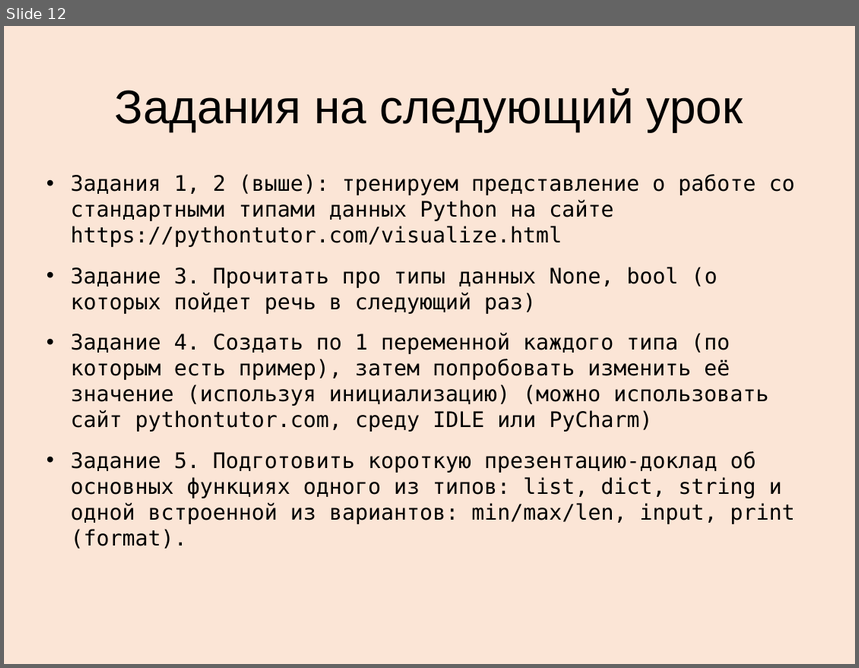
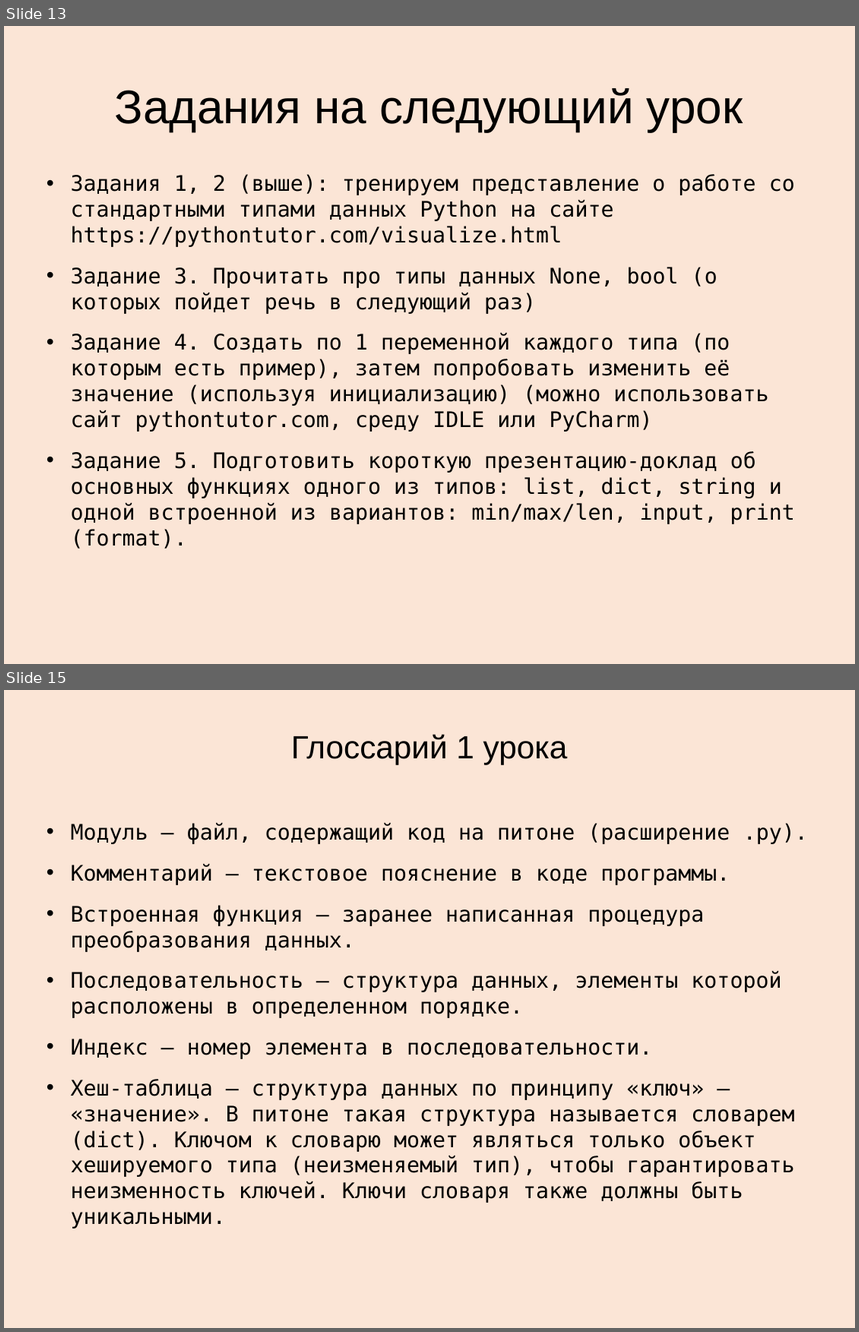
Before and after one commit to Lisovsa/PythonCourse, a slide deck: Lectures/Lesson 1. Types and functions in general..ppt. Shown one above the other, each under a label of ours: slide 12 before the commit, slides 13 and 15 after it; the slides between them are not shown. The pictures are 859x668 and 859x1332 pixels, drawn with LibreOffice and Linux fonts; fonts in the diff are those of the drawing. Boxes give left, top, right and bottom in pixels: in the first picture for what was removed or moved away, otherwise in the second. Text is boxed around its words. In the diff, an @@ line names an element or a change of style, - is before the commit and + after.

```diff
--- a/Lectures/Lesson 1. Types and functions in general..ppt
+++ b/Lectures/Lesson 1. Types and functions in general..ppt
@@ slide 15 added at <box>4,690,855,1328</box>, background #FBE5D6 @@
@@ title added at <box>291,734,568,764</box>, 30 pt, text #000000 @@
+Глоссарий 1 урока
@@ subtitle added at <box>71,822,808,1229</box>, 20 pt, text #000000 @@
+• Модуль – файл, содержащий код на питоне (расширение .py).
+• Комментарий – текстовое пояснение в коде программы.
+• Встроенная функция – заранее написанная процедура преобразования данных.
+• Последовательность – структура данных, элементы которой расположены в определенном порядке.
+• Индекс – номер элемента в последовательности.
+• Хеш-таблица – структура данных по принципу «ключ» – «значение». В питоне такая структура называется словарем (dict). Ключом к словарю может являться только объект хешируемого типа (неизменяемый тип), чтобы гарантировать неизменность ключей. Ключи словаря также должны быть уникальными.
@@ what was slide 12 is now slide 13 @@
```
Also in this commit, not shown: 3 slides changed, 2 other slides added, 11 other files.
